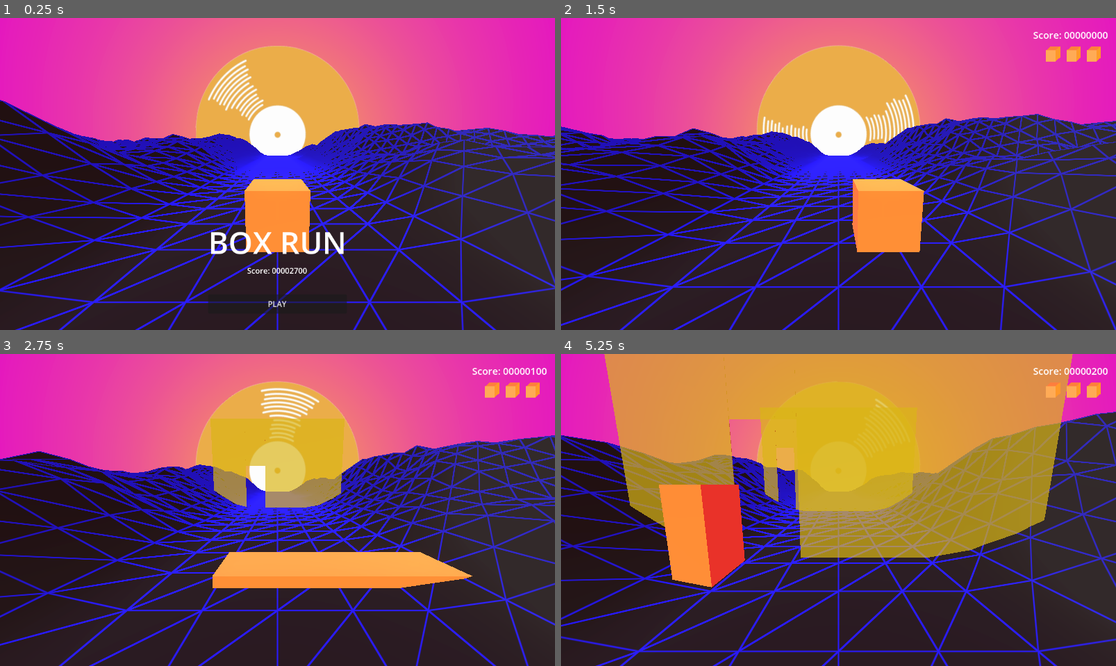
Above: before the commit, frames 1-4 (two rows, left to right).
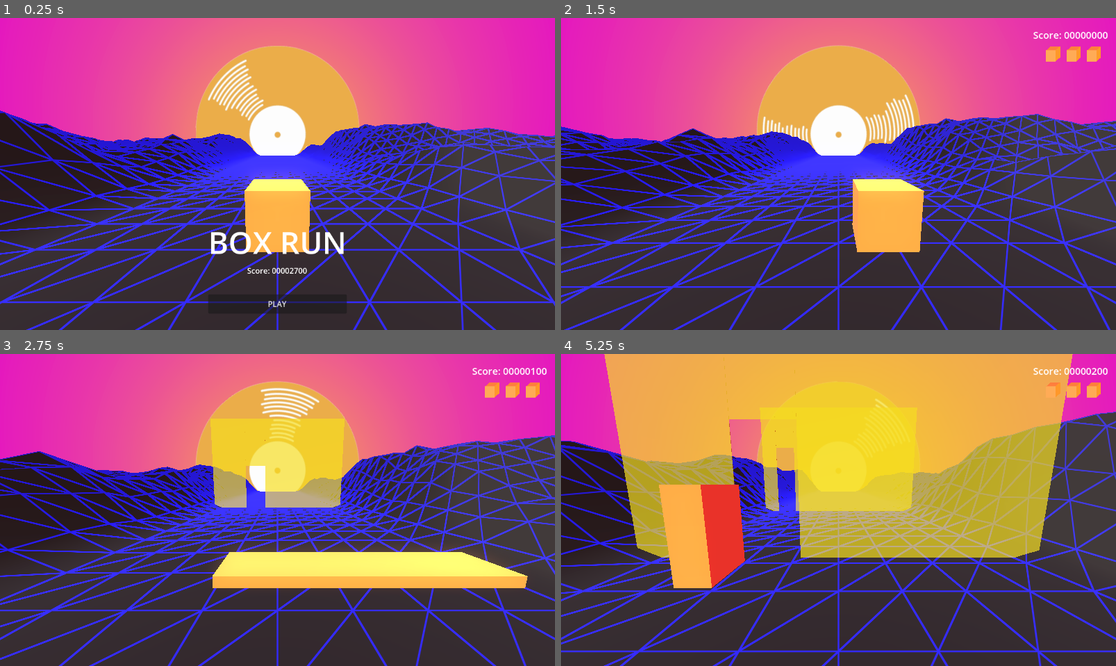
Above: after the commit, the same moments.

Repository: gabriellebrand/Neon-Strech
Game: Godot game, scene res://Scenes/GameLoop.tscn
The game is run twice, just before and just after one commit, with the same random seed, the same clock (stepped at 60 frames per second) and the same inputs.
Inputs:
- Up to frame 1 (0.25 s): no input
- Up to frame 2 (1.5 s): click "PLAY" at 0.5 s; hold D (move_right) from 1.28 s (still down)
- Up to frame 3 (2.75 s): release D (move_right) at 2.03 s; hold S (stretch_down) from 2.03 s (still down)
- Up to frame 4 (5.25 s): release S (stretch_down) at 2.78 s; hold D (move_right) 2.78-3.53 s; hold W (stretch_up) 3.53-4.28 s; hold A (move_left) from 4.28 s (still down)

The runs differ from the first frame. In frame 1, 23% of the frame differs, in the area x 0-100%, y 26-100%; in frame 2, 23%; in frame 3, 31%; in frame 4, 57%, in the area x 0-100%, y 0-100%.

Commit message:
alarguei as ruas

Diff:
--- a/GameJam/Scenes/Level.tscn
+++ b/GameJam/Scenes/Level.tscn
@@ -8,6 +8,12 @@
 [ext_resource type="AudioStream" uid="uid://bqfmcle8dfcyk" path="res://Assets/Music/synth_drums.wav" id="6_yfn7q"]
 [ext_resource type="AudioStream" uid="uid://diopw4wny5bbg" path="res://Assets/Music/synth_bass.wav" id="7_xqwfx"]
 [ext_resource type="AudioStream" uid="uid://dj75s47ox7kqy" path="res://Assets/Music/synth_synth1.wav" id="8_j1jxp"]
+
+[sub_resource type="WorldBoundaryShape3D" id="WorldBoundaryShape3D_5f4a3"]
+plane = Plane(1, 0, 0, 0)
+
+[sub_resource type="WorldBoundaryShape3D" id="WorldBoundaryShape3D_cjq63"]
+plane = Plane(-1, 0, 0, 0)
 
 [sub_resource type="FastNoiseLite" id="FastNoiseLite_7l23n"]
 
@@ -86,12 +92,6 @@
 shader_parameter/modelOpacity = 1.0
 shader_parameter/noise = SubResource("NoiseTexture2D_2ga4l")
 
-[sub_resource type="WorldBoundaryShape3D" id="WorldBoundaryShape3D_5f4a3"]
-plane = Plane(1, 0, 0, 0)
-
-[sub_resource type="WorldBoundaryShape3D" id="WorldBoundaryShape3D_cjq63"]
-plane = Plane(-1, 0, 0, 0)
-
 [sub_resource type="Gradient" id="Gradient_3snbp"]
 offsets = PackedFloat32Array(0, 0.662, 1)
 colors = PackedColorArray(0.984314, 0.831373, 0.4, 1, 0.895569, 0.0740891, 0.785841, 1, 0.992157, 0.74902, 0.254902, 1)
@@ -133,11 +133,26 @@
 wait_time = 2.0
 autostart = true
 
+[node name="DirectionalLight3D" type="DirectionalLight3D" parent="."]
+transform = Transform3D(0.907044, 0.382207, -0.176604, 0, 0.419452, 0.907777, 0.421036, -0.823394, 0.380461, 0, 0, 0)
+
 [node name="BackgroundVinyl" type="Sprite3D" parent="."]
 transform = Transform3D(4.765, 0, 0, 0, 4.765, 0, 0, 0, 4.765, 0, 4.875, -38.8475)
 texture = ExtResource("4_apl4r")
 
 [node name="Terrain" type="Node" parent="."]
+
+[node name="WorldCollisionBoundaries" type="StaticBody3D" parent="Terrain"]
+transform = Transform3D(1, 0, 0, 0, 1, 0, 0, 0, 1, 3.96797, 0, 0)
+collision_layer = 2
+collision_mask = 0
+
+[node name="CollisionShapeLeft" type="CollisionShape3D" parent="Terrain/WorldCollisionBoundaries"]
+transform = Transform3D(1, 0, 0, 0, 1, 0, 0, 0, 1, -8.0034, 0, 0)
+shape = SubResource("WorldBoundaryShape3D_5f4a3")
+
+[node name="CollisionShapeRight" type="CollisionShape3D" parent="Terrain/WorldCollisionBoundaries"]
+shape = SubResource("WorldBoundaryShape3D_cjq63")
 
 [node name="Terrain" type="MeshInstance3D" parent="Terrain"]
 transform = Transform3D(1, 0, 0, 0, 1, 0, 0, 0, 1, 0, 0, -130)
@@ -152,18 +167,6 @@
 skeleton = NodePath("../..")
 surface_material_override/0 = SubResource("ShaderMaterial_mwb2x")
 script = SubResource("GDScript_nbxxa")
-
-[node name="WorldCollisionBoundaries" type="StaticBody3D" parent="Terrain"]
-transform = Transform3D(1, 0, 0, 0, 1, 0, 0, 0, 1, 3.96797, 0, 0)
-collision_layer = 2
-collision_mask = 0
-
-[node name="CollisionShapeLeft" type="CollisionShape3D" parent="Terrain/WorldCollisionBoundaries"]
-transform = Transform3D(1, 0, 0, 0, 1, 0, 0, 0, 1, -8.0034, 0, 0)
-shape = SubResource("WorldBoundaryShape3D_5f4a3")
-
-[node name="CollisionShapeRight" type="CollisionShape3D" parent="Terrain/WorldCollisionBoundaries"]
-shape = SubResource("WorldBoundaryShape3D_cjq63")
 
 [node name="Light" type="Node" parent="."]
 
--- a/GameJam/Shaders/terrain.gdshader
+++ b/GameJam/Shaders/terrain.gdshader
@@ -19,11 +19,13 @@
 };
 const float MESH_SIZE = 99.0;
 const float VELOCITY = 3.0;
+const float ROAD_WIDTH = 4.;
+const float LIMIT = 8.;
 
 varying vec3 barys;
 
 float height(vec2 position, float time) {
-    float no_road = (1.0 - smoothstep(-8, -2., position.x)) + smoothstep(2, 8, position.x);
+    float no_road = (1.0 - smoothstep(-LIMIT, -ROAD_WIDTH, position.x)) + smoothstep(ROAD_WIDTH, LIMIT, position.x);
     //float no_road = (1.-step(-4,position.x)) + step(4, position.x);
     vec2 uv = position/99. + 0.5;
     float h = texture(noise, uv).x*no_road;
Not shown: 1 places in GameJam/default_bus_layout.tres that only renumber resources
